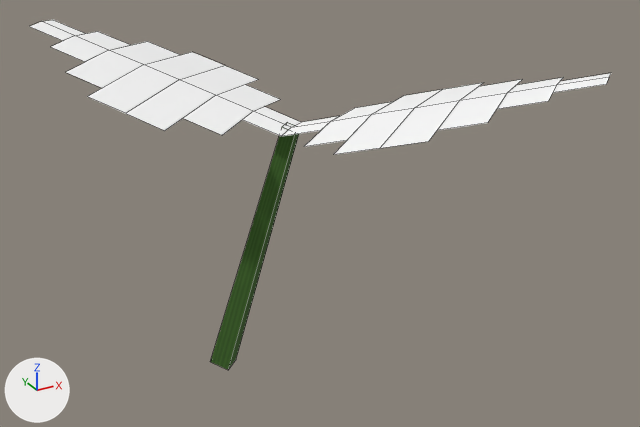
Before and after pictures for a commit that changed the OBJ model src/main/resources/assets/stonedew/models/block/plants/plant_0_3_0_lod.obj.
The view is the same before and after, from a camera (50 mm lens) standing at (0.376, -0.814, 0.218) and looking at (0.533, -0.529, 0.075). The lights are fixed; the arrows at lower left show +X, +Y and +Z. The first picture is the older version. Mesh edges are drawn as thin lines. Where no turn or scale is listed for an object, it has been applied to the vertices.

Names of what the first picture shows: 'model'.
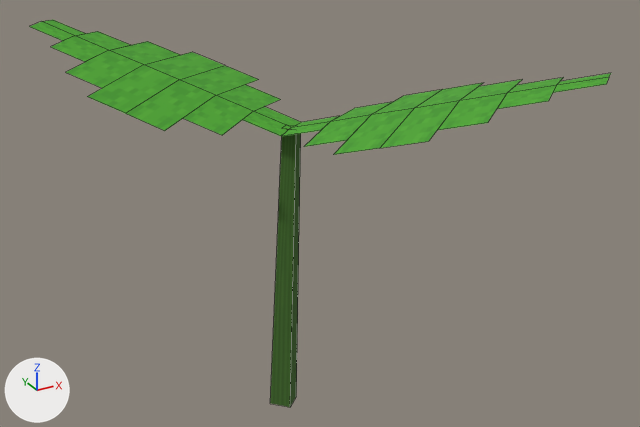
The newer file is also turned or shifted as a whole; pictures and numbers use the older file's frame.

The change, as a diff of the scene's bpy script:
```diff
--- a/src/main/resources/assets/stonedew/models/block/plants/plant_0_3_0_lod.obj.py
+++ b/src/main/resources/assets/stonedew/models/block/plants/plant_0_3_0_lod.obj.py
@@ img_plant_leaf @@
+img_plant_leaf = load_image('plant_leaf', '../../../textures/block/plant_leaf.png', 32, 32, 'sRGB')
@@ mat_leaf @@
 mat_leaf = principled_material('leaf')
-mat_leaf.texture = img_leaf_surface
+mat_leaf.texture = img_plant_leaf
 mat_leaf.roughness = 1.0
@@ mat_leaf_shade @@
 mat_leaf_shade = principled_material('leaf_shade')
-mat_leaf_shade.texture = img_leaf_surface
+mat_leaf_shade.texture = img_plant_leaf
 mat_leaf_shade.roughness = 1.0
@@ me_model @@
 # used by ob_model
-me_model.from_pydata(...)  # 73 vertices, 32 faces; spans x 0.446..0.598, y -0.619..-0.434, z -0.001..0.144
+me_model.from_pydata(...)  # 73 vertices, 32 faces; spans x 0.446..0.598, y -0.619..-0.434, z -0.007..0.144
+# me_model part 1: the loose piece of 8 vertices spanning x 0.494..0.526, y -0.53..-0.494, z -0.001..0.113 is multiplied about its middle by the matrix ((1.002, -0.018, -0.129), (0.052, 0.974, 0.263), (0.119, -0.268, 0.966)), then moved by (0.007, -0.016, -0.004)
 me_model.materials.append(mat_stem)
```

What differs and where, as boxes [x1, y1, x2, y2] in the pictures (640 x 427 px; the box of a moved part takes in the faces that stretch with it):
'model', surface changed, reshaped (white to green, 11% taller)
    before: [29, 20, 611, 370]
    after: [29, 20, 611, 407]
part 1 of me_model, moved or reshaped
    before: [210, 122, 299, 370]
    after: [270, 129, 301, 407]
